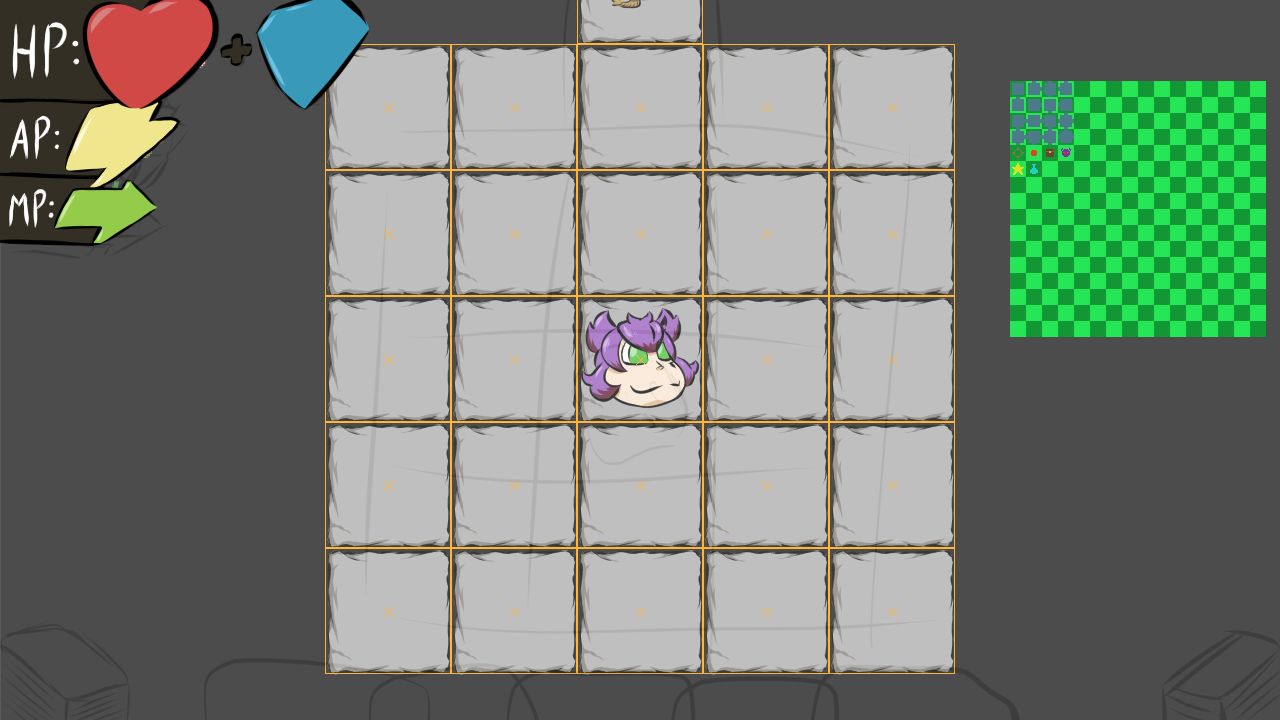
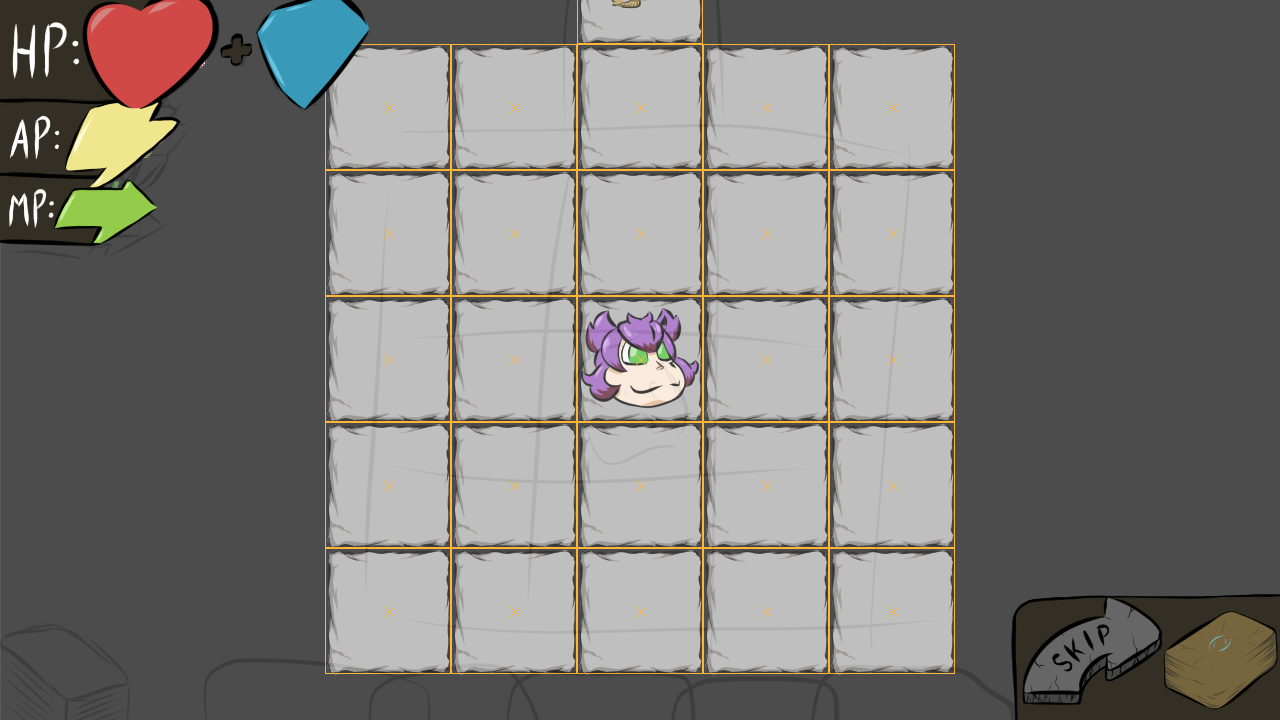
Layered file, before and after one edit (1280×720). Changes by layer:
added group "Calque de groupe 2" with 21 layers above "miniMap" over bbox(1011, 594, 1280, 720)
added group "deckIcone" with 4 layers in group "Calque de groupe 2" over bbox(1152, 594, 1280, 720)
added layer "Calque de dessin 11" in group "deckIcone" over bbox(1152, 594, 1280, 720)
added layer "Calque de dessin 13" in group "deckIcone" over bbox(1152, 594, 1280, 720)
added layer "Calque de dessin 12" in group "deckIcone" over bbox(1152, 594, 1280, 720)
added group "buttonArrowUp" with 8 layers in group "Calque de groupe 2" over bbox(1011, 595, 1216, 720)
added layer "Copier de Calque de dessin 1" in group "buttonArrowUp" over bbox(1011, 595, 1216, 720)
added layer "C" in group "buttonArrowUp" over bbox(1011, 595, 1216, 704)
added layer "C'" in group "buttonArrowUp" over bbox(1011, 595, 1216, 720)
added layer "A" in group "buttonArrowUp" over bbox(1011, 595, 1216, 704)
added layer "B" (1st of 2, in "Calque de groupe 2" › "buttonArrowUp") in group "buttonArrowUp" over bbox(1011, 595, 1216, 704)
added layer "A'-B'" in group "buttonArrowUp" over bbox(1011, 595, 1216, 720)
added group "buttonDown" with 3 layers in group "Calque de groupe 2" over bbox(1011, 595, 1216, 720)
added layer "Calque de dessin 8" in group "buttonDown" over bbox(1024, 595, 1216, 720)
added layer "Calque de dessin 1" in group "buttonDown" over bbox(1011, 595, 1216, 720)
added layer "Calque de dessin 4" in group "buttonDown" over bbox(1011, 595, 1216, 720)
added group "border2" with 2 layers in group "Calque de groupe 2" over bbox(1011, 594, 1280, 720)
added layer "Calque de dessin 10" in group "border2" over bbox(1011, 594, 1280, 720)
added layer "Calque de dessin 9" in group "border2" over bbox(1011, 594, 1280, 720)
hid group "miniMap" (3 layers) over bbox(1010, 81, 1266, 337)
painted on "demoScreen" over bbox(1010, 81, 1280, 720)
painted on "croki" over bbox(1010, 81, 1280, 720)
…and 3 more changes (3 added)
